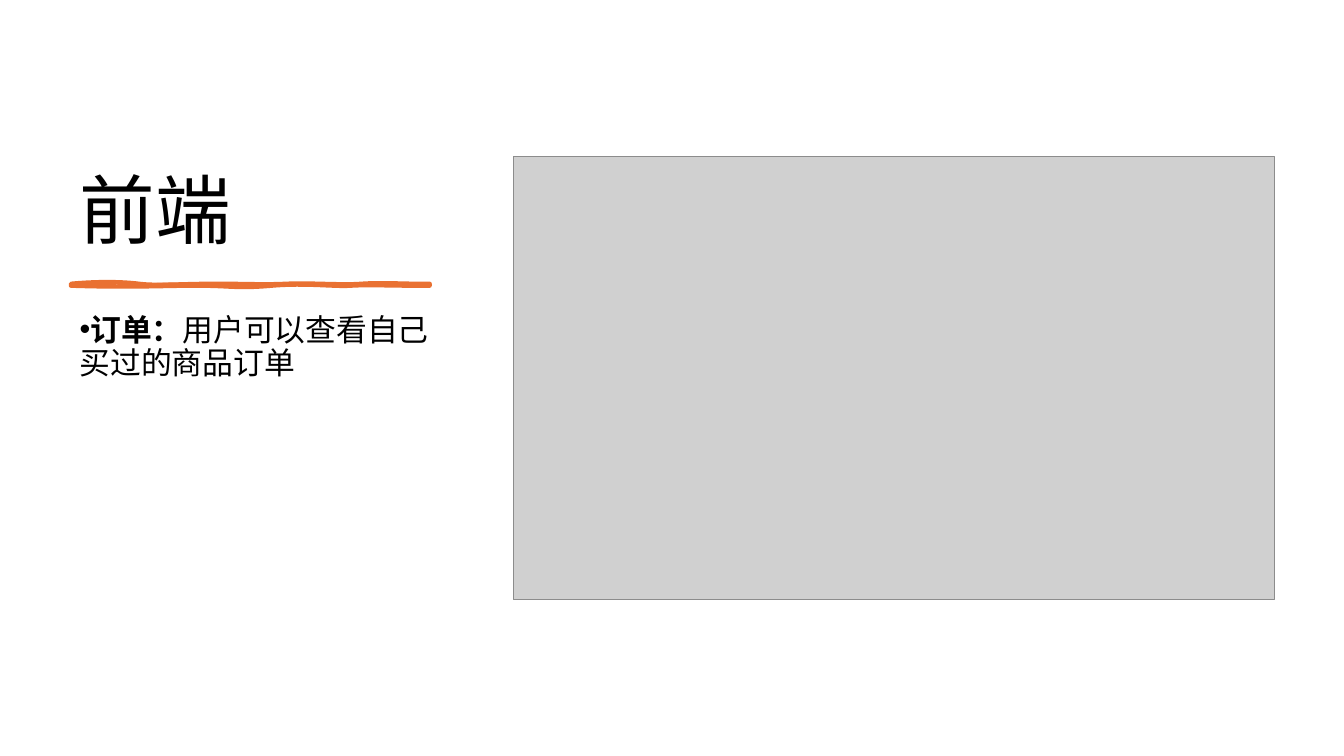
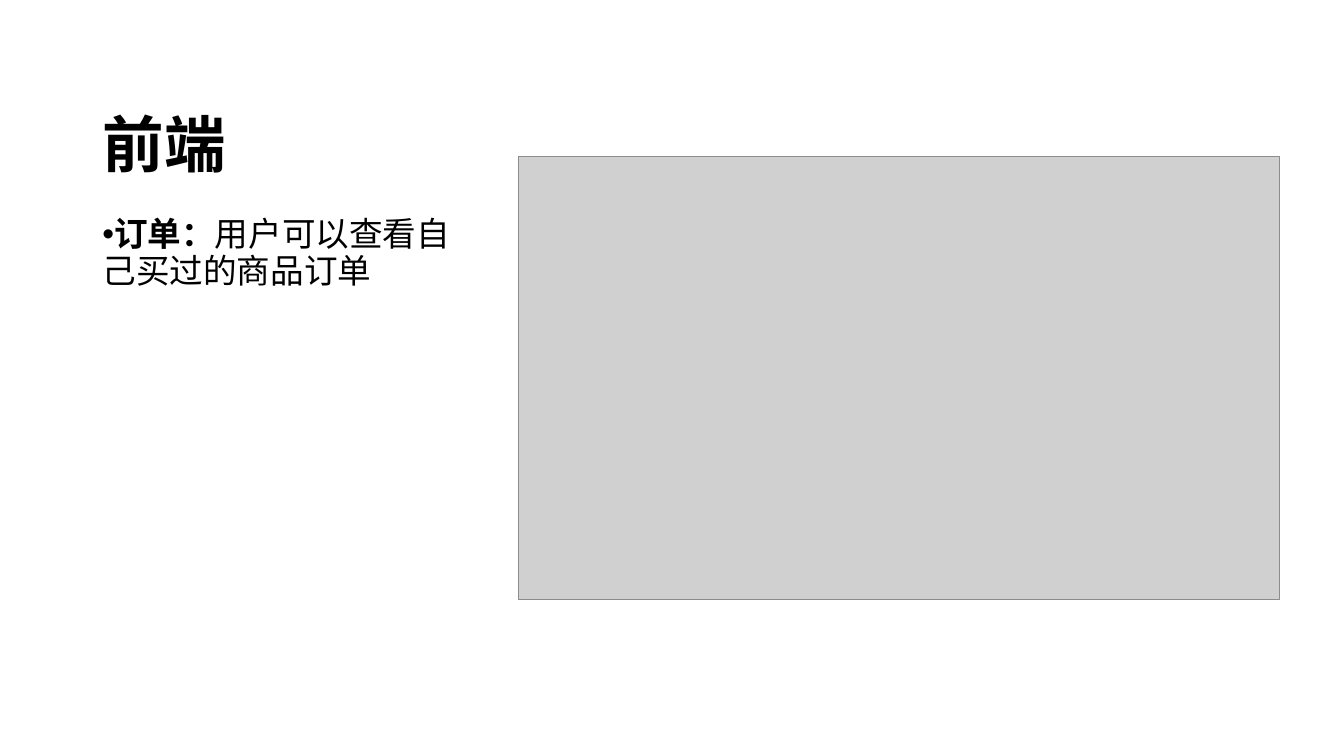
Before and after one commit to XiaCang/BuaaDB, a slide deck: slide 14 of doc/答辩.pptx (slide 13 before the commit). Drawn at 1344x756 pixels with LibreOffice and Linux fonts; fonts in the diff are those of the drawing; grey boxes stand for pictures; background and template pictures are left out. Boxes give left, top, right and bottom in pixels: in the first picture for what was removed or moved away, otherwise in the second. Text is boxed around its words. In the diff, an @@ line names an element or a change of style, - is before the commit and + after.

```diff
--- a/doc/答辩.pptx
+++ b/doc/答辩.pptx
@@ title "前端": place and size @@
-title "前端" at [80, 174, 231, 245]
+title "前端" at [102, 114, 225, 173]
@@ title "前端" at [102, 114, 225, 173]: size 54 to 44 pt, bold on @@
@@ picture: place and size @@
-picture at [513, 156, 1274, 600]
+picture at [518, 156, 1279, 600]
@@ text "订单：用户可以查看自己买过的商品订单": place and size @@
-text "订单：用户可以查看自己买过的商品订单" at [80, 315, 428, 377]
+text "订单：用户可以查看自己买过的商品订单" at [102, 217, 450, 286]
@@ text "订单：用户可以查看自己买过的商品订单" at [102, 217, 450, 286]: size 22 to 24 pt @@
@@ freeform shape removed at [71, 283, 430, 285] @@
```
Also in this commit, not shown: 12 other slides changed, 7 slides added, 2 slides removed.
